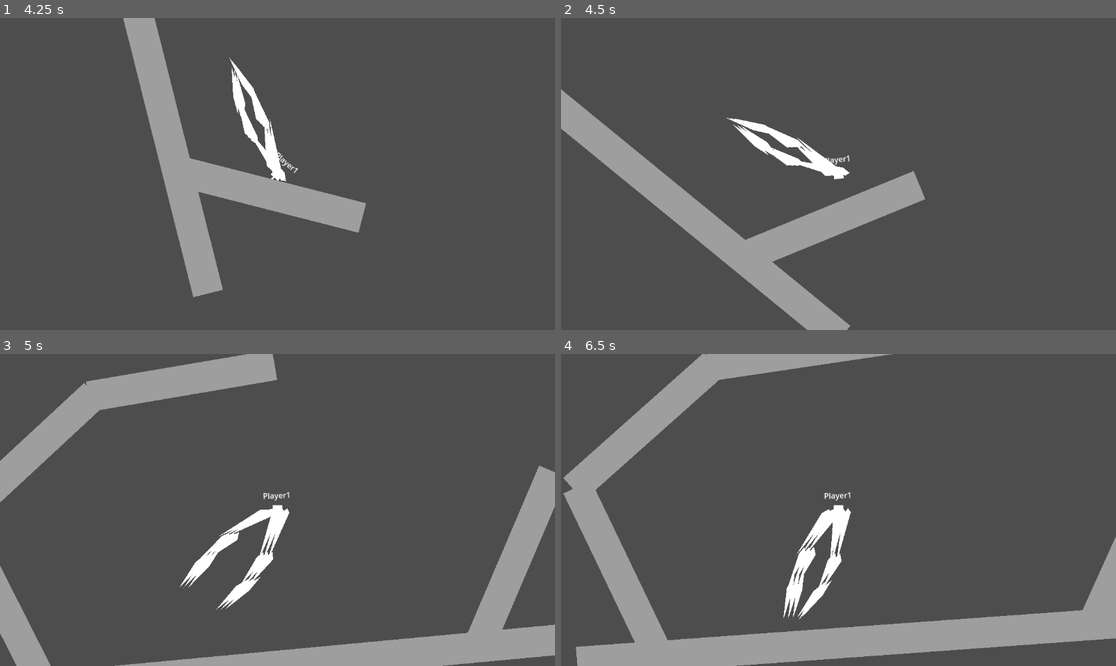
Above: before the commit, frames 1-4 (two rows, left to right).
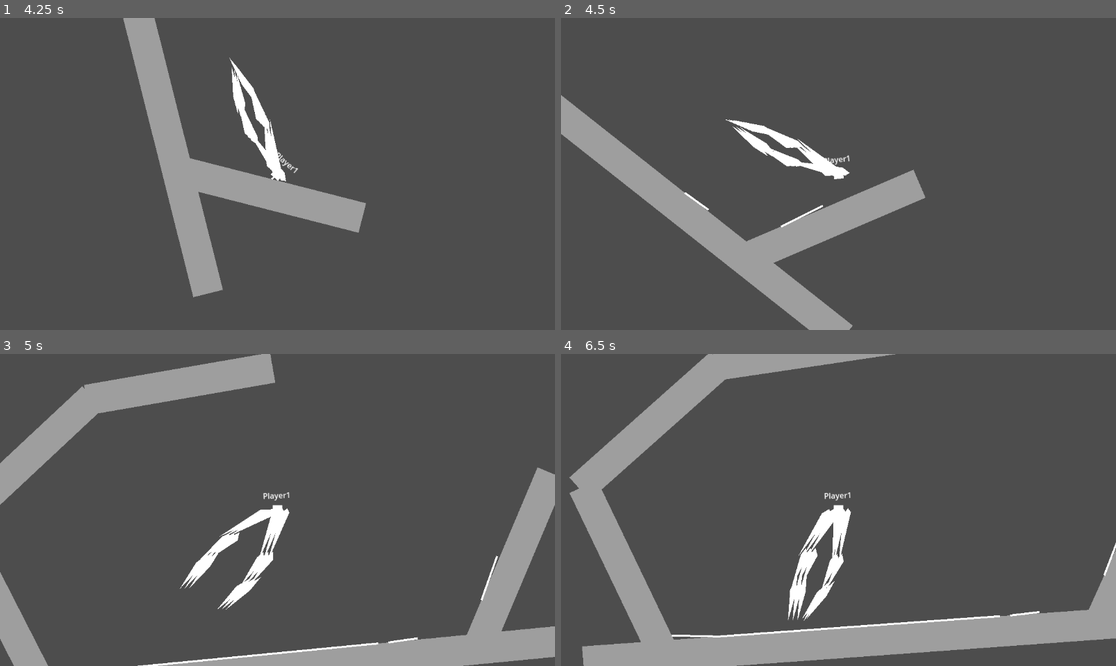
Above: after the commit, the same moments.

Repository: jalbr03/Immured
Game: Godot game, scene res://game.tscn
The game is run twice, just before and just after one commit, with the same random seed, the same clock (stepped at 60 frames per second) and the same inputs.
Inputs (mouse positions are in pixels of both pictures, inside the frame that each line leads up to):
- Up to frame 1 (4.25 s): click (277, 183) at 0.52 s; type "12" at 0.6 s; click "Copy OID" at 1.25 s; click "Host" at 2 s; click "Start Game" at 2.75 s; move the mouse to (399, 158) at 3.52 s; press the mouse at (399, 158) at 3.53 s; hold D (Right) from 3.53 s (still down); tap Space (Jump) at 3.77 s; right-click (399, 158) at 3.8 s
- Up to frame 2 (4.5 s): move the mouse to (727, 189) at 4.27 s; release D (Right) at 4.28 s; release the mouse at (727, 189) at 4.28 s; hold A (Left) from 4.28 s (still down); right-click (727, 189) at 4.35 s
- Up to frame 3 (5 s): keep holding A (Left); tap Space (Jump) at 4.52 s; click (166, 525) at 4.55 s
- Up to frame 4 (6.5 s): move the mouse to (894, 441) at 5.02 s; release A (Left) at 5.03 s; press the mouse at (894, 441) at 5.03 s; hold D (Right) from 5.03 s (still down); right-click (894, 441) at 5.3 s; move the mouse to (810, 572) at 5.77 s; release the mouse at (810, 572) at 5.78 s; right-click (810, 572) at 5.85 s; tap Space (Jump) at 6.02 s; click (810, 572) at 6.05 s

Frame 1 is identical in both runs. In frame 2, 1.4% of the frame differs, in the area x 0-66%, y 22-100%; in frame 3, 2.5%; in frame 4, 3.8%, in the area x 0-100%, y 0-100%.

Commit message:
added web walking

Diff:
--- a/Leg.gd
+++ b/Leg.gd
@@ -26,6 +26,7 @@
 	lastStepPoint = $Target.global_position
 	maxStepDelay = legIndex*100
 
+	$FloorCast.collide_with_areas = true
 	#if(!is_multiplayer_authority()):
 		#get_modification_stack().enabled = false
 
--- a/monster.gd
+++ b/monster.gd
@@ -24,6 +24,11 @@
 	set_multiplayer_authority(int(str(name)))
 
 func _ready():
+	floorRayCast.collide_with_areas = true
+	floor_normal_ray_cast.collide_with_areas = true
+	floor_normal_ray_cast_2.collide_with_areas = true
+	web_cast.collide_with_areas = true
+
 	$VBoxContainer/PlayerName.text = Multiplayer.localPlayerName
 	for i in range(3):
 		var leg1:Node2D = legRight.instantiate()
@@ -59,7 +64,6 @@
 	var justPressedSlingWeb = Input.is_action_just_pressed("slingWeb") || Input.is_action_just_pressed("spinWeb")
 	var pressingSlingWeb = Input.is_action_pressed("slingWeb")
 	var pressingSpinWeb = Input.is_action_pressed("spinWeb")
-	var releasedSlingWeb = !Input.is_action_pressed("spinWeb") && !Input.is_action_pressed("slingWeb")
 
 	if(justPressedSlingWeb && web_cast.is_colliding() && currentWeb == null):
 		createWeb.rpc(multiplayer.get_unique_id())
@@ -72,8 +76,8 @@
 	elif(pressingSpinWeb && currentWeb != null):
 		pass
 
-	if(releasedSlingWeb && currentWeb != null):
-		destroyWeb.rpc(multiplayer.get_unique_id())
+	if(!pressingSlingWeb && !pressingSpinWeb && currentWeb != null):
+		setDownWeb.rpc(multiplayer.get_unique_id())
 
 	web_cast.look_at(get_global_mouse_position())
 
@@ -119,3 +123,18 @@
 func destroyWeb(pid):
 	currentWeb.queue_free()
 	currentWeb = null
+
+@rpc("any_peer", "reliable", "call_local")
+func setDownWeb(pid):
+	currentWeb.reparent(get_parent())
+	var webPos = currentWeb.global_position
+	var targetPoint = web_cast.get_collision_point()
+	var steps = 100
+	for i in range(steps):
+		print(currentWeb.global_position)
+		currentWeb.global_position = lerp(webPos, targetPoint, float(i+1)/steps)
+		currentWeb.updateWeb()
+		if(currentWeb.global_position == targetPoint):
+			break
+	currentWeb.setWeb()
+	currentWeb = null
--- a/web.gd
+++ b/web.gd
@@ -5,7 +5,9 @@
 var globalPositions = []
 @onready var web_check: RayCast2D = $webCheck
 @onready var un_wind_check: RayCast2D = $unWindCheck
+const WEB_COLLISION = preload("res://web_collision.tscn")
 var webCheckMinDistance = 20
+var isSetWeb = false
 
 func _ready() -> void:
 	startGlobalPosition = global_position
@@ -13,11 +15,14 @@
 		globalPositions.append(to_global(point))
 
 func _process(delta: float) -> void:
-	if(!is_multiplayer_authority()):
+	if(!is_multiplayer_authority() || isSetWeb):
 		return
 	global_rotation = 0
+	updateWeb()
 
+func updateWeb():
 	web_check.target_position = points[1]-(points[1].normalized()*10)
+	web_check.force_raycast_update()
 	if(points.size() > 2):
 		un_wind_check.position = points[0]
 		un_wind_check.target_position = points[2]-(points[2].normalized()*10)-un_wind_check.position
@@ -39,3 +44,16 @@
 func insertPointToPointsAndGlobalPositions(index, pointLocal, pointGlobal):
 	add_point(pointLocal, index)
 	globalPositions.insert(index, pointGlobal)
+
+func setWeb():
+	for i in range(points.size()-1):
+		var point1 = points[i]
+		var point2 = points[i+1]
+
+		var webCollision = WEB_COLLISION.instantiate()
+		webCollision.position = point1
+		webCollision.look_at(point2)
+		webCollision.scale.x = point1.distance_to(point2)
+		add_child(webCollision)
+
+	isSetWeb = true
--- a/web.tscn
+++ b/web.tscn
@@ -11,7 +11,7 @@
 properties/1/replication_mode = 1
 properties/2/path = NodePath(".:rotation")
 properties/2/spawn = true
-properties/2/replication_mode = 1
+properties/2/replication_mode = 2
 
 [node name="Web" type="Line2D"]
 width = 4.0
--- /dev/null
+++ b/web_collision.tscn
@@ -0,0 +1,9 @@
+[gd_scene load_steps=2 format=3 uid="uid://b0oo31sacqa41"]
+
+[sub_resource type="SegmentShape2D" id="SegmentShape2D_otrti"]
+b = Vector2(1, 0)
+
+[node name="webCollision" type="Area2D"]
+
+[node name="CollisionShape2D" type="CollisionShape2D" parent="."]
+shape = SubResource("SegmentShape2D_otrti")
